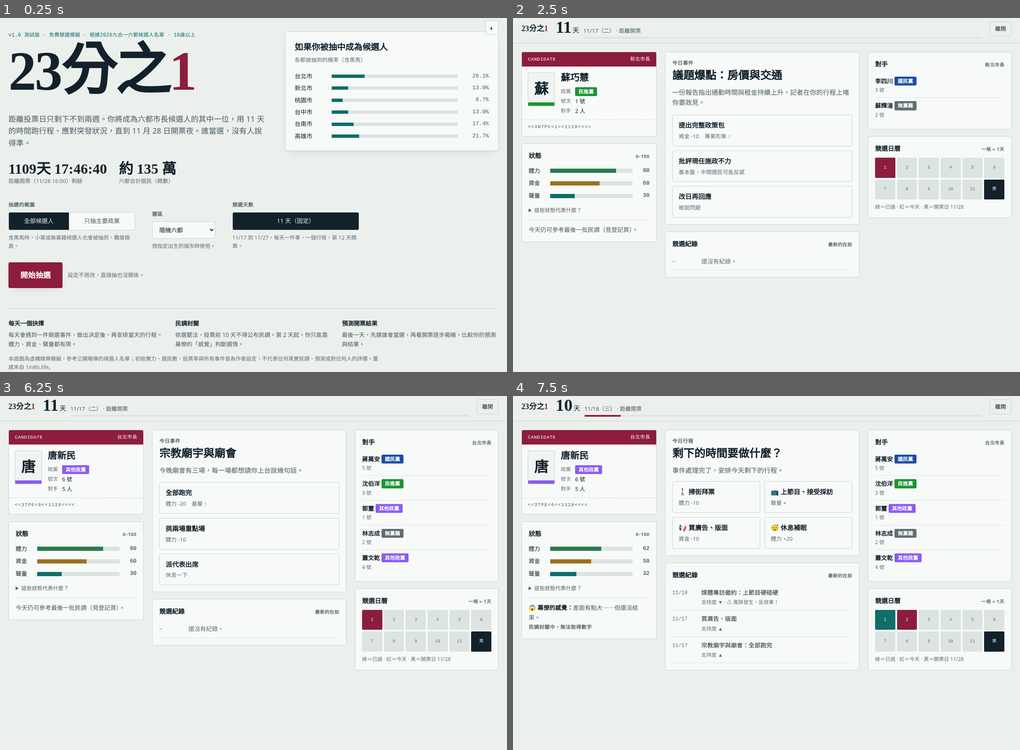
Above: before the commit, frames 1-4 (two rows, left to right).
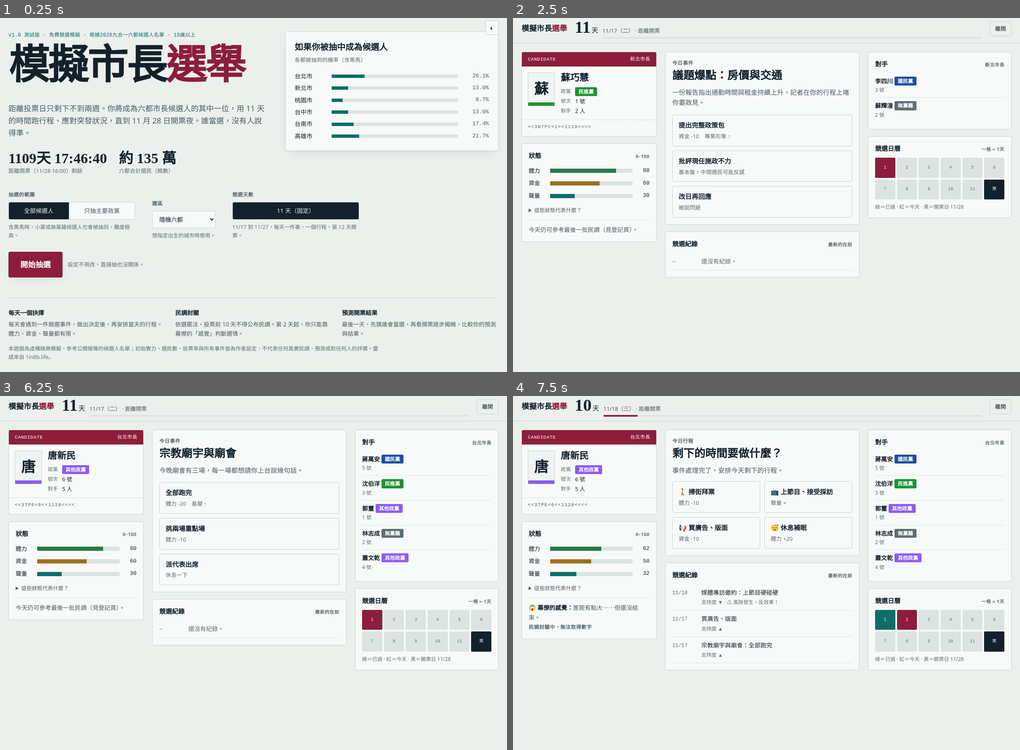
Above: after the commit, the same moments.

Repository: 54laligo/taiwan-election-game
Game: browser game, page index.html
The game is run twice, just before and just after one commit, with the same random seed, the same clock (stepped at 60 frames per second) and the same inputs. When the page shows a pop-up message, it is drawn as a white box for half a second while everything else waits; a line starting with > is the answer the replay typed.
Inputs:
- Up to frame 1 (0.25 s): no input
- Up to frame 2 (2.5 s): click "開始抽選" at 0.27 s; click "開始競選" at 2.47 s
- Up to frame 3 (6.25 s): click "離開" at 3.07 s; click "開始抽選" at 3.27 s; click "開始競選" at 6.07 s
- Up to frame 4 (7.5 s): click "全部跑完 體力 -20 基層 ↑" at 6.67 s; click "📢 買廣告、版面 資金 -10" at 7.02 s; click "上節目硬碰硬 聲量大增，高風險" at 7.27 s

The runs differ from the first frame. In frame 1, 14% of the frame differs, in the area x 1-99%, y 6-100%; in frame 2, 0.3%; in frame 3, 0.3%; in frame 4, 0.4%.

Commit message:
Rename game to 模擬市長選舉

Diff:
--- a/index.html
+++ b/index.html
@@ -4,7 +4,7 @@
 <meta charset="UTF-8">
 <meta name="viewport" content="width=device-width, initial-scale=1, viewport-fit=cover">
 <meta name="theme-color" content="#8C1D3C">
-<title>23分之1 · 2026 九合一模擬競選</title>
+<title>模擬市長選舉 · 2026 九合一模擬競選</title>
 <link rel="preconnect" href="https://fonts.googleapis.com">
 <link rel="preconnect" href="https://fonts.gstatic.com" crossorigin>
 <link href="https://fonts.googleapis.com/css2?family=IBM+Plex+Mono:wght@400;500&family=Noto+Sans+TC:wght@400;500;700&family=Noto+Serif+TC:wght@600;700;900&display=swap" rel="stylesheet">
@@ -46,7 +46,7 @@
 @media(max-width:900px){.hero{grid-template-columns:1fr;gap:28px}}
 .kicker{font-family:var(--f-mono);font-size:12px;color:var(--stamp);letter-spacing:.02em}
 .kicker .nw{display:inline-block}
-.hero h1{font-family:var(--f-display);font-weight:900;font-size:clamp(56px,11vw,150px);line-height:.95;letter-spacing:-.03em;margin:12px 0 clamp(24px,3vw,44px)}
+.hero h1{font-family:var(--f-display);font-weight:900;font-size:clamp(48px,8vw,110px);line-height:1.05;letter-spacing:-.03em;margin:12px 0 clamp(24px,3vw,44px)}
 .hero h1 em{font-style:normal;color:var(--accent)}
 .lede{font-size:18px;color:var(--ink2);max-width:34em;margin:0}
 .counter{margin-top:28px;display:flex;gap:28px;flex-wrap:wrap}
@@ -339,7 +339,7 @@
  <button class="themebtn" id="th" title="切換畫面明暗">◐</button>
  <div class="hero"><div>
   <div class="kicker"><span class="nw">v1.0 測試版 ·</span> <span class="nw">免費競選模擬 ·</span> <span class="nw">根據2026九合一六都候選人名單 ·</span> <span class="nw">18歲以上</span></div>
-  <h1>23分之<em>1</em></h1>
+  <h1>模擬市長<em>選舉</em></h1>
   <p class="lede">距離投票日只剩下不到兩週。你將成為六都市長候選人的其中一位，用 11 天的時間跑行程、應對突發狀況，直到 11 月 28 日開票夜。誰當選，沒有人說得準。</p>
   <div class="counter"><div><strong id="cdD">0</strong><span>距離開票（11/28 16:00）剩餘</span></div>
   <div><strong>約 ${(total/100).toFixed(0)} 萬</strong><span>六都合計選民（概數）</span></div></div>
@@ -424,7 +424,7 @@
    <div class="sched">${SCHED.map((o,i)=>`<button class="choice" data-i="${i}" ${o.need&&S.cash<o.need?'disabled':''}><b>${o.l}</b><span>${o.s}</span></button>`).join('')}</div></div>`;
  }
  app.innerHTML=`<section id="game">
- <header class="topbar"><div class="wrap"><div class="brand">23分之<em>1</em></div>
+ <header class="topbar"><div class="wrap"><div class="brand">模擬市長<em>選舉</em></div>
   <div class="agebox"><div class="age">${left}<small>天</small></div><div class="yr"><span class="t">${dstr(S.day)} · 距離開票</span><div class="prog"><i style="width:${S.day/DAYS*100}%"></i></div></div></div>
   <button class="ghost" id="quit" style="padding:6px 12px;font-size:13px">離開</button></div></header>
  <div class="wrap life">
